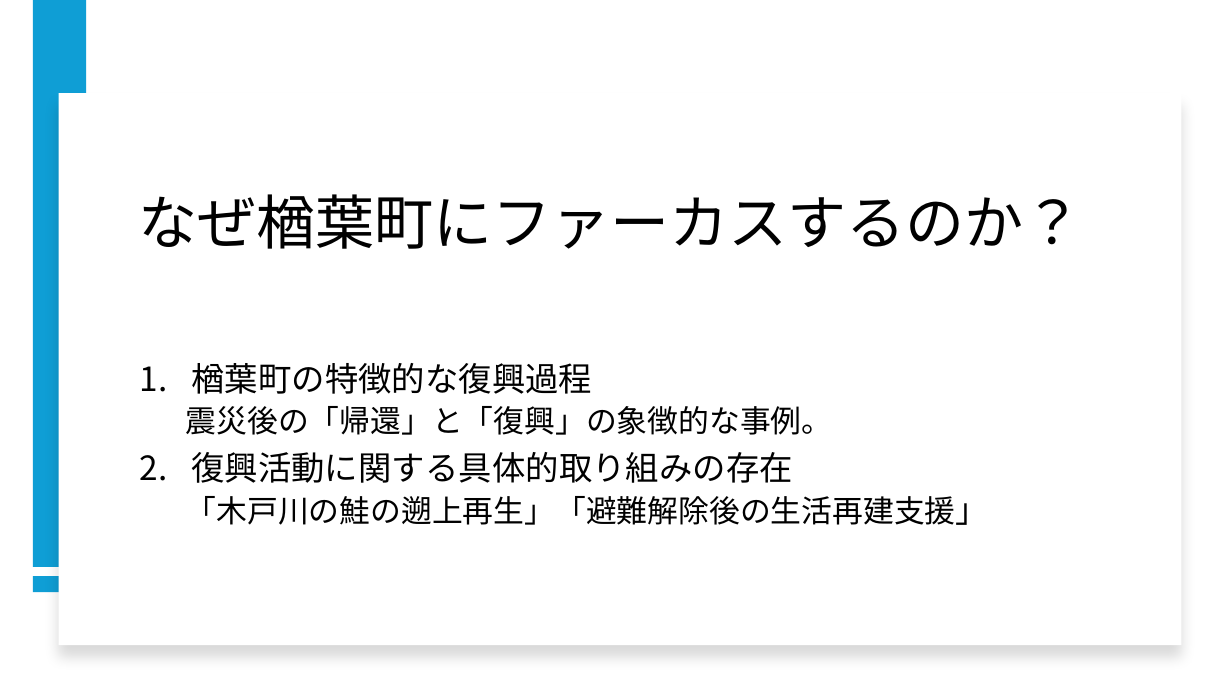
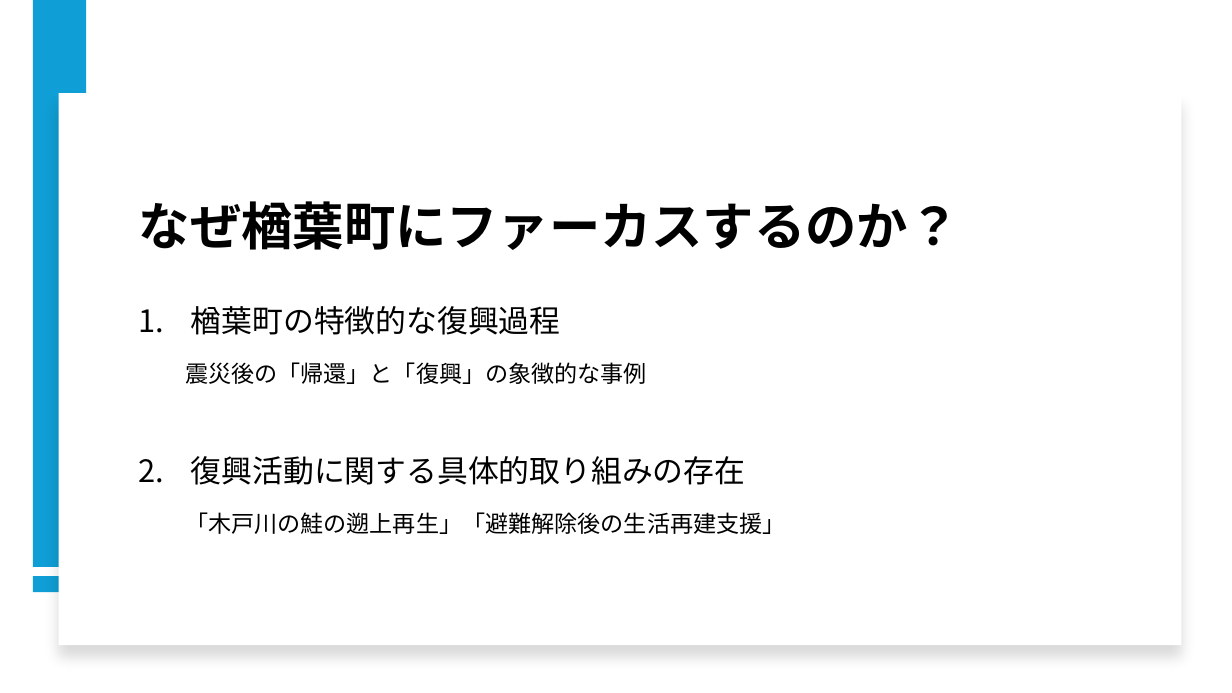
Before and after one commit to furuhashilab/ChisatoFuruuchi-2024-seminar-report, a slide deck: slide 10 of ゼミ論中間発表用.pptx. Drawn at 1232x693 pixels with LibreOffice and Linux fonts; fonts in the diff are those of the drawing. Boxes give left, top, right and bottom in pixels: in the first picture for what was removed or moved away, otherwise in the second. Text is boxed around its words. In the diff, an @@ line names an element or a change of style, - is before the commit and + after.

```diff
--- a/ゼミ論中間発表用.pptx
+++ b/ゼミ論中間発表用.pptx
@@ title "なぜ楢葉町にファーカスするのか？" at <box>139,201,959,250</box>: size 46 to 40 pt, bold on @@
@@ text "楢葉町の特徴的な復興過程": place and size @@
-text "楢葉町の特徴的な復興過程" at <box>186,363,989,525</box>
+text "楢葉町の特徴的な復興過程" at <box>185,306,786,534</box>
@@ text at <box>185,306,786,534</box>: size 26 to 24 pt in "楢葉町の特徴的な復興過程", "復興活動に関する具体的取り組みの存在"; size 24 to 18 pt, size 26 to 18 pt in "「木戸川の鮭の遡上再生」「避難解除後の生活再建支援」"; alignment left to justified; line spacing 0.9 to 1.5 @@
@@ text at <box>185,362,647,384</box>: text changed; size 24 to 18 pt @@
-  震災後の「帰還」と「復興」の象徴的な事例。
+  震災後の「帰還」と「復興」の象徴的な事例
```
Also in this commit, not shown: 11 other slides changed.
